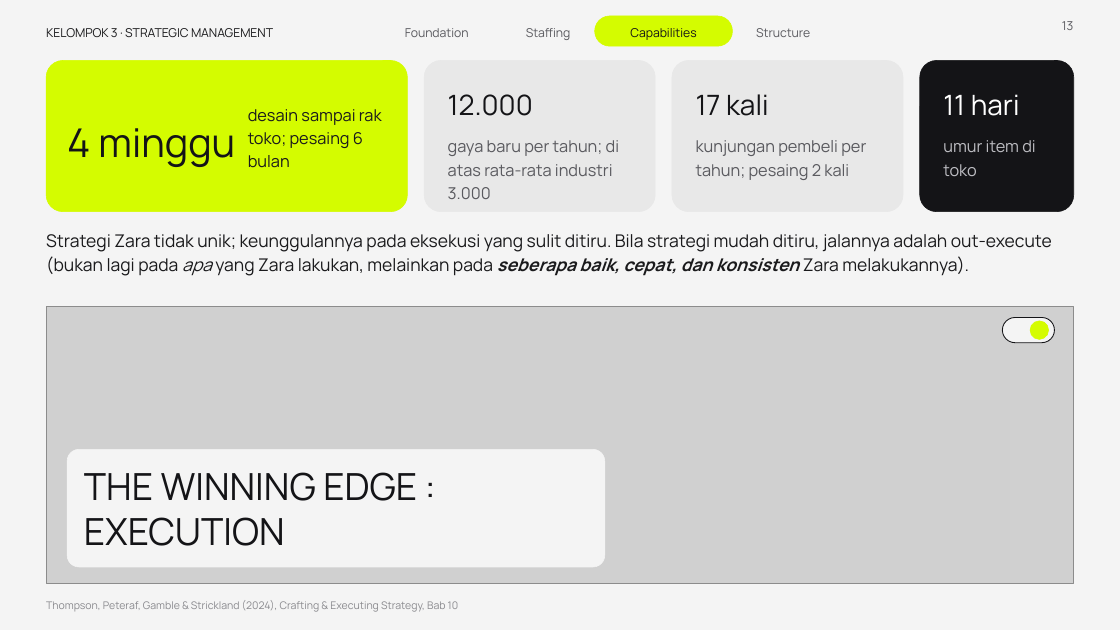
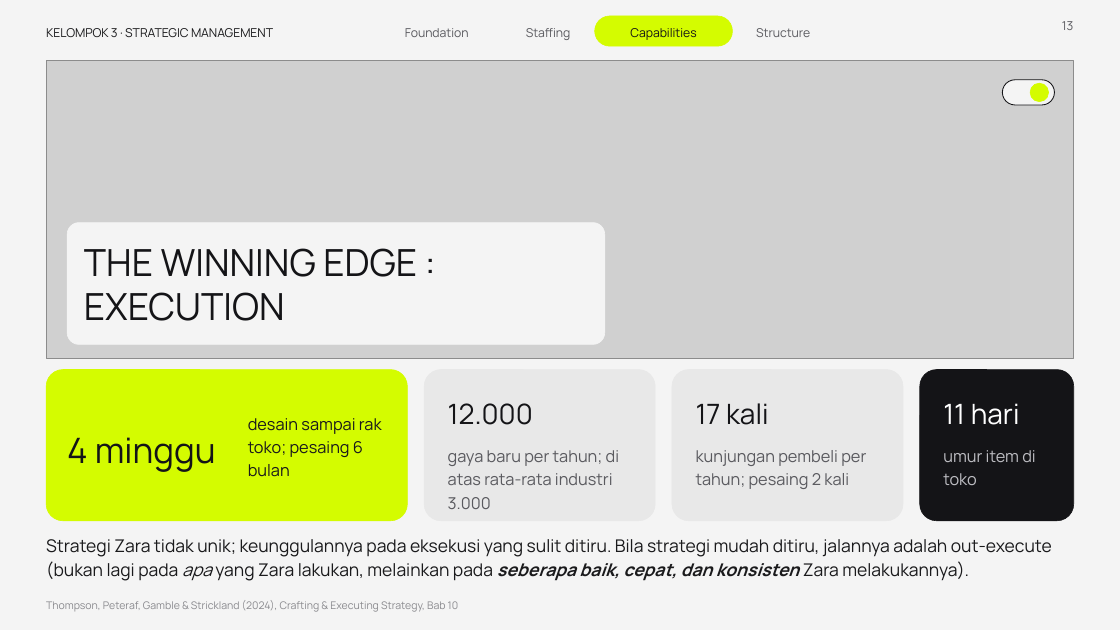
Before and after one commit to aslihabnuri/Dom-Manipulation, a slide deck: slide 13 of presentasi_ch10_kelompok3/SMJKT_Group 3_Aslih_Chapter 10 Strategy Execution.pptx. Drawn at 1120x630 pixels with LibreOffice and Linux fonts; fonts in the diff are those of the drawing; grey boxes stand for pictures; background and template pictures are left out. Boxes give left, top, right and bottom in pixels: in the first picture for what was removed or moved away, otherwise in the second. Text is boxed around its words. In the diff, an @@ line names an element or a change of style, - is before the commit and + after.

```diff
--- a/presentasi_ch10_kelompok3/SMJKT_Group 3_Aslih_Chapter 10 Strategy Execution.pptx
+++ b/presentasi_ch10_kelompok3/SMJKT_Group 3_Aslih_Chapter 10 Strategy Execution.pptx
@@ rounded rectangle removed at (x1=46, y1=60, x2=408, y2=212) @@
@@ picture added at (x1=46, y1=60, x2=1074, y2=359) @@
@@ rounded rectangle moved from (x1=1002, y1=318, x2=1054, y2=343) to (x1=1002, y1=80, x2=1054, y2=105) @@
@@ ellipse moved from (x1=1030, y1=321, x2=1049, y2=339) to (x1=1030, y1=83, x2=1049, y2=102) @@
@@ rounded rectangle resized from (x1=67, y1=450, x2=605, y2=567) to (x1=67, y1=223, x2=605, y2=344) @@
@@ rounded rectangle at (x1=67, y1=223, x2=605, y2=344): proportions changed @@
@@ text "THE WINNING EDGE : EXECUTION" moved from (x1=84, y1=472, x2=417, y2=546) to (x1=84, y1=248, x2=417, y2=321) @@
@@ picture removed at (x1=46, y1=307, x2=1074, y2=584) @@
@@ rounded rectangle resized from (x1=672, y1=60, x2=903, y2=212) to (x1=46, y1=370, x2=408, y2=521) @@
@@ rounded rectangle at (x1=46, y1=370, x2=408, y2=521): fill #E8E8E8 to #D4FC00; outline #E8E8E8 0.5 pt to #D4FC00 0.5 pt @@
@@ text "4 minggu" at (x1=67, y1=437, x2=216, y2=472): size 34 to 30 pt @@
@@ rounded rectangle resized from (x1=920, y1=60, x2=1074, y2=212) to (x1=424, y1=370, x2=655, y2=521) @@
@@ rounded rectangle at (x1=424, y1=370, x2=655, y2=521): fill #141417 to #E8E8E8; outline #141417 0.5 pt to #E8E8E8 0.5 pt @@
@@ rounded rectangle moved from (x1=424, y1=60, x2=655, y2=212) to (x1=672, y1=370, x2=903, y2=521) @@
@@ rounded rectangle added at (x1=920, y1=370, x2=1074, y2=521), fill #141417, outline #141417 0.5 pt @@
@@ 8 texts moved together from (x1=67, y1=94, x2=1035, y2=199) to (x1=67, y1=403, x2=1035, y2=509) @@
@@ text "Strategi Zara tidak unik; keunggulannya ..." moved from (x1=46, y1=234, x2=1052, y2=276) to (x1=46, y1=539, x2=1052, y2=581) @@
```
Also in this commit, not shown: 2 other slides changed, 1 other file.
